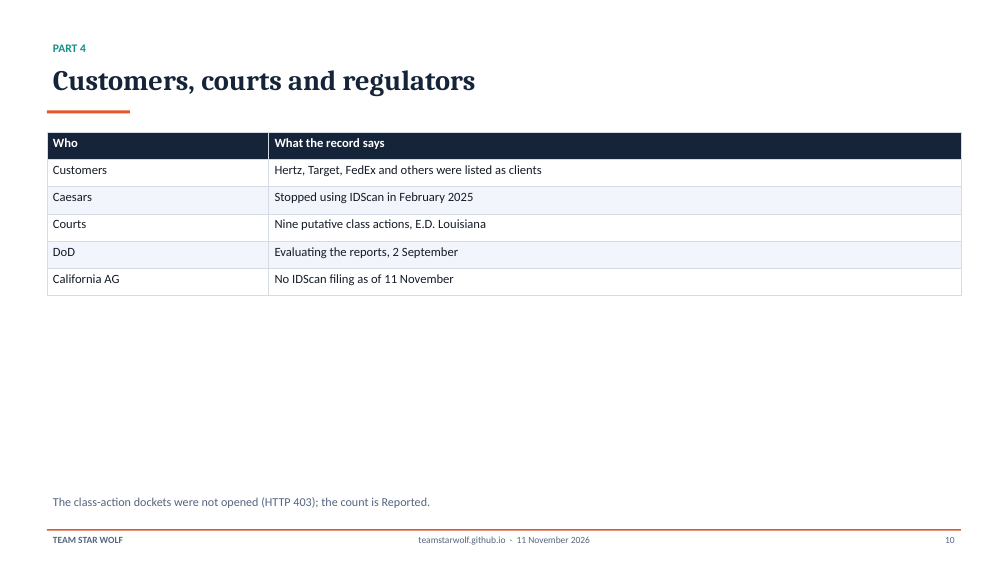
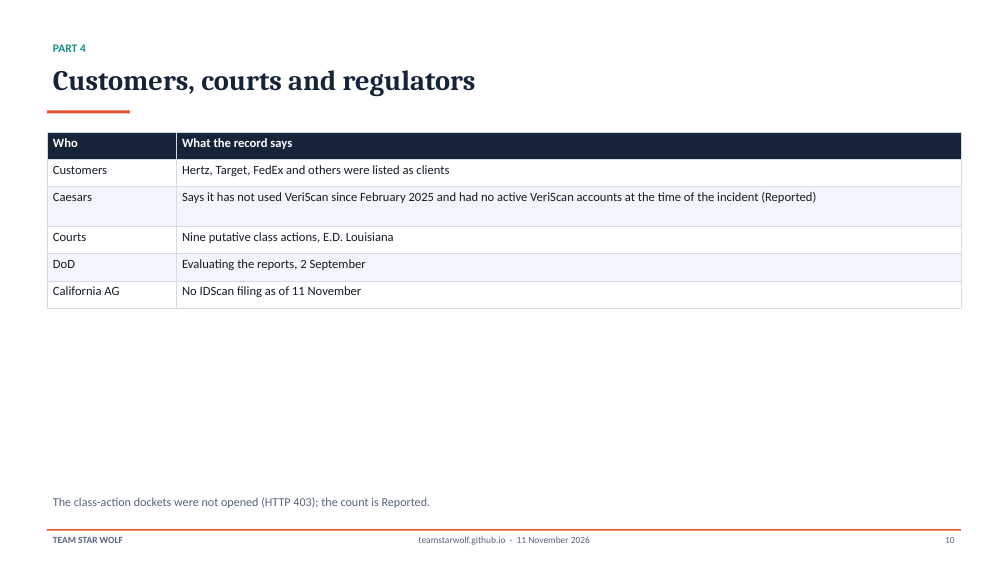
Before and after one commit to TeamStarWolf/TeamStarWolf, a slide deck: slide 10 of case-studies/slides/IDScan_Drivers_License_Breach_2026_Case_Study.pptx. Drawn at 1008x567 pixels with LibreOffice and Linux fonts; fonts in the diff are those of the drawing. Boxes give left, top, right and bottom in pixels: in the first picture for what was removed or moved away, otherwise in the second. Text is boxed around its words. In the diff, an @@ line names an element or a change of style, - is before the commit and + after.

```diff
--- a/case-studies/slides/IDScan_Drivers_License_Breach_2026_Case_Study.pptx
+++ b/case-studies/slides/IDScan_Drivers_License_Breach_2026_Case_Study.pptx
@@ table at <box>47,132,961,309</box> @@
-row 3, column 2: Stopped using IDScan in February 2025
+row 3, column 2: Says it has not used VeriScan since February 2025 and had no active VeriScan accounts at the time of the incident (Reported)
```
Also in this commit, not shown: 2 other slides changed, 7 other files.
